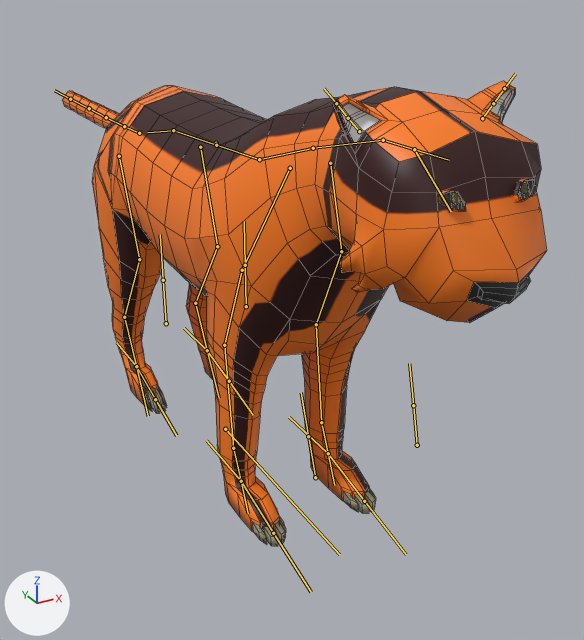
An edit to the FBX model Alone_TI_3_4/Assets/Character/Tiger/Tiger.fbx, drawn before and after from the same camera.
One viewpoint serves both versions: a 50 mm camera at (-1.5, -3.47, 2.29) aimed at (0.36, -0.09, 0.6). The lights are fixed; the arrows at lower left show +X, +Y and +Z. The bones that bend it are drawn over the model as lines. Mesh edges are drawn as thin lines.

In view in the first picture: 'Tiger'.
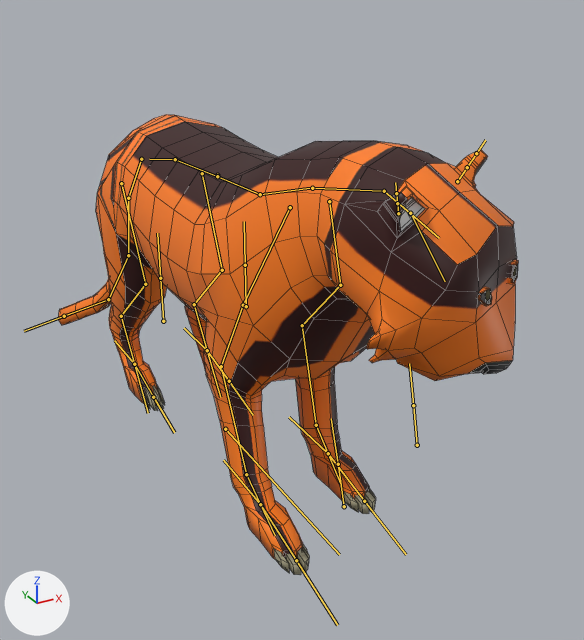
The newer file adds an action. The first version stands in its rest pose; the second is drawn at frame 81 of the action 'TigerRig|TigerRigIdle2'.

What differs and where, as boxes (x1, y1, x2, y2) in the pictures (584 x 640 px):
'Tiger', posed: before (62, 81, 547, 547); after (58, 115, 518, 575)
bone 'Master', root to tip: before (216, 143) to (216, 141); after (217, 175) to (217, 173)
bone 'ColunaFrente.002', root to tip: before (313, 148) to (383, 140); after (312, 188) to (384, 191)
bone 'ColunaFrente.005', root to tip: before (383, 140) to (414, 149); after (384, 191) to (410, 213)
bone 'PernaFrenteCima.L', root to tip: before (341, 251) to (316, 324); after (340, 285) to (302, 325)
bone 'PernaFrenteMeio.L', root to tip: before (316, 324) to (321, 422); after (302, 325) to (316, 425)
bone 'PernaFrenteBaixo.L', root to tip: before (321, 422) to (328, 453); after (316, 425) to (328, 453)
bone 'PernaFrenteCima.R', root to tip: before (242, 270) to (224, 345); after (243, 305) to (221, 366)
bone 'PernaFrenteMeio.R', root to tip: before (224, 345) to (233, 448); after (221, 366) to (246, 474)
bone 'PernaFrenteBaixo.R', root to tip: before (233, 448) to (241, 481); after (246, 474) to (260, 504)
bone 'Rabo', root to tip: before (139, 133) to (124, 126); after (141, 159) to (128, 198)
bone 'Rabo.001', root to tip: before (124, 126) to (106, 117); after (128, 198) to (128, 255)
bone 'Rabo.002', root to tip: before (106, 117) to (89, 108); after (128, 255) to (108, 299)
bone 'Rabo.003', root to tip: before (89, 108) to (70, 99); after (108, 299) to (64, 316)
bone 'PernaTrasCima.L', root to tip: before (200, 147) to (217, 246); after (202, 173) to (222, 270)
bone 'PernaTrasMeio.L', root to tip: before (217, 246) to (195, 303); after (222, 270) to (194, 304)
bone 'PernaTrasBaixo.L', root to tip: before (195, 303) to (207, 350); after (194, 304) to (207, 350)
bone 'PernaTrasCima.R', root to tip: before (119, 156) to (139, 259); after (121, 183) to (145, 284)
bone 'PernaTrasMeio.R', root to tip: before (139, 259) to (124, 317); after (145, 284) to (121, 316)
bone 'PernaTrasBaixo.R', root to tip: before (124, 317) to (136, 366); after (121, 316) to (134, 364)
bone 'IKPernaFrente.R', root to tip: before (241, 481) to (206, 440); after (260, 504) to (223, 460)
bone 'IKPernaTras.R', root to tip: before (136, 366) to (116, 342); after (134, 364) to (114, 340)
bone 'IKcabeca', root to tip: before (414, 149) to (416, 152); after (410, 213) to (412, 216)

The change in detail:
Bone 'Master' (bone_master) moves from (0.0, 0.0, 0.0) to (0.0, -0.149, 0.0).
Bone 'ColunaFrente.002' (bone_colunafrente_002) turns from (0, 0, 0) to (2, 3, -1) degrees about its own x, y and z.
Bone 'ColunaFrente.005' (bone_colunafrente_005) turns from (0, 0, 0) to (9, 0, 6) degrees about its own x, y and z.
Bone 'PernaFrenteCima.L' (bone_pernafrentecima_l) turns from (0, 0, 0) to (20, 0, 0) degrees about its own x, y and z.
Bone 'PernaFrenteMeio.L' (bone_pernafrentemeio_l) turns from (0, 0, 0) to (-29, 0, 0) degrees about its own x, y and z.
Bone 'PernaFrenteBaixo.L' (bone_pernafrentebaixo_l) turns from (0, 0, 0) to (-15, 0, 0) degrees about its own x, y and z.
Bone 'PernaFrenteCima.R' (bone_pernafrentecima_r) turns from (0, 0, 0) to (7, 0, 0) degrees about its own x, y and z.
Bone 'PernaFrenteMeio.R' (bone_pernafrentemeio_r) turns from (0, 0, 0) to (-28, 0, 0) degrees about its own x, y and z.
Bone 'PernaFrenteBaixo.R' (bone_pernafrentebaixo_r) turns from (0, 0, 0) to (-15, 0, 0) degrees about its own x, y and z.
Bone 'Rabo' (bone_rabo) turns from (0, 0, 0) to (-63, -1, 32) degrees about its own x, y and z.
Bone 'Rabo.001' (bone_rabo_001) turns from (0, 0, 0) to (-21, 0, 0) degrees about its own x, y and z.
Bone 'Rabo.002' (bone_rabo_002) turns from (0, 0, 0) to (24, 0, 0) degrees about its own x, y and z.
Bone 'Rabo.003' (bone_rabo_003) turns from (0, 0, 0) to (33, 0, 0) degrees about its own x, y and z.
Bone 'PernaTrasCima.L' (bone_pernatrascima_l) turns from (0, 0, 0) to (-7, 1, 1) degrees about its own x, y and z.
Bone 'PernaTrasMeio.L' (bone_pernatrasmeio_l) turns from (0, 0, 0) to (20, 0, 0) degrees about its own x, y and z.
Bone 'PernaTrasBaixo.L' (bone_pernatrasbaixo_l) turns from (0, 0, 0) to (-20, 0, 0) degrees about its own x, y and z.
Bone 'PernaTrasCima.R' (bone_pernatrascima_r) turns from (0, 0, 0) to (-6, -1, -1) degrees about its own x, y and z.
Bone 'PernaTrasMeio.R' (bone_pernatrasmeio_r) turns from (0, 0, 0) to (20, 0, 0) degrees about its own x, y and z.
Bone 'PernaTrasBaixo.R' (bone_pernatrasbaixo_r) turns from (0, 0, 0) to (-20, 0, 0) degrees about its own x, y and z.
Bone 'IKPernaFrente.R' (bone_ikpernafrente_r) moves from (0.0, 0.0, 0.0) to (0.0, -0.198, 0.0).
Bone 'IKPernaTras.R' (bone_ikpernatras_r) moves from (0.0, 0.0, 0.0) to (0.0, 0.034, 0.0).
Bone 'IKcabeca' (bone_ikcabeca) moves from (0.0, 0.0, 0.0) to (0.0, 0.121, 0.157).
Bone 'IKcabeca' (bone_ikcabeca) turns from (0, 0, 0) to (23, -17, -24) degrees about its own x, y and z.
